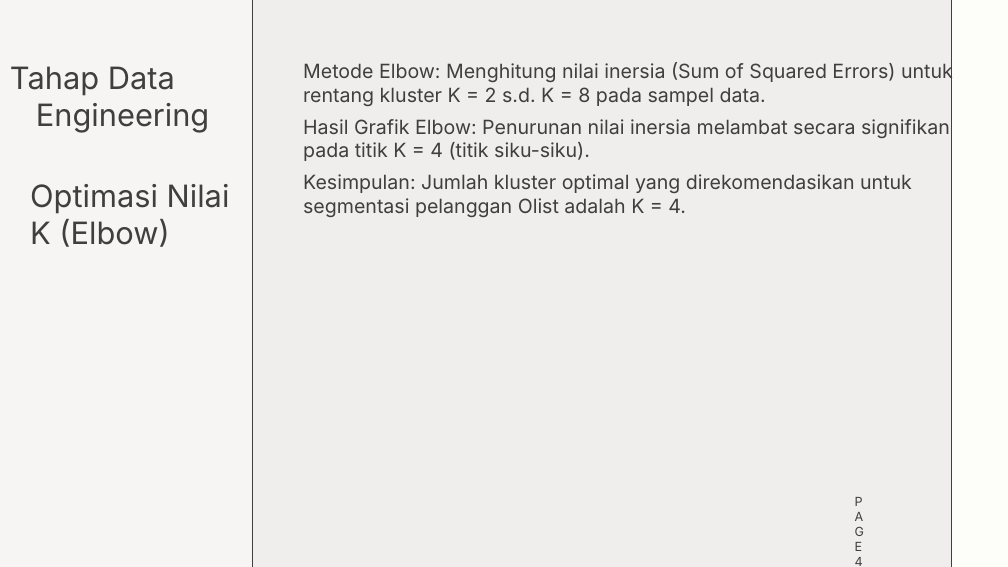
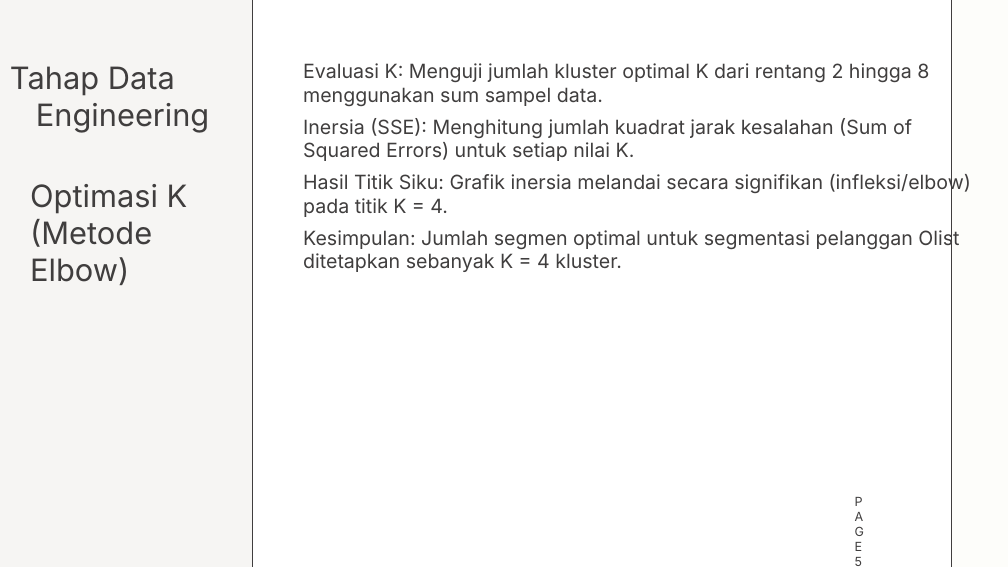
Before and after one commit to chilmi89/e_commerce_olist, a slide deck: slide 5 of 0019_studi_kasus1_materi_4_khanin_oktavia.pptx (slide 4 before the commit). Drawn at 1008x567 pixels with LibreOffice and Linux fonts; fonts in the diff are those of the drawing. Boxes give left, top, right and bottom in pixels: in the first picture for what was removed or moved away, otherwise in the second. Text is boxed around its words. In the diff, an @@ line names an element or a change of style, - is before the commit and + after.

```diff
--- a/0019_studi_kasus1_materi_4_khanin_oktavia.pptx
+++ b/0019_studi_kasus1_materi_4_khanin_oktavia.pptx
@@ background #EFEEEC to #FFFFFF @@
@@ text at [303,63,971,272]: text changed @@
-Metode Elbow: Menghitung nilai inersia (Sum of Squared Errors) untuk rentang kluster K = 2 s.d. K = 8 pada sampel data.
-Hasil Grafik Elbow: Penurunan nilai inersia melambat secara signifikan pada titik K = 4 (titik siku-siku).
-Kesimpulan: Jumlah kluster optimal yang direkomendasikan untuk segmentasi pelanggan Olist adalah K = 4.
+Evaluasi K: Menguji jumlah kluster optimal K dari rentang 2 hingga 8 menggunakan sum sampel data.
+Inersia (SSE): Menghitung jumlah kuadrat jarak kesalahan (Sum of Squared Errors) untuk setiap nilai K.
+Hasil Titik Siku: Grafik inersia melandai secara signifikan (infleksi/elbow) pada titik K = 4.
+Kesimpulan: Jumlah segmen optimal untuk segmentasi pelanggan Olist ditetapkan sebanyak K = 4 kluster.
@@ text at [30,184,188,285]: text changed @@
-Optimasi Nilai K (Elbow)
+Optimasi K (Metode Elbow)
@@ text at [855,557,862,566]: text changed @@
-PAGE 4
+PAGE 5
```
Also in this commit, not shown: 2 other slides changed, 1 slide added, 1 other file.
